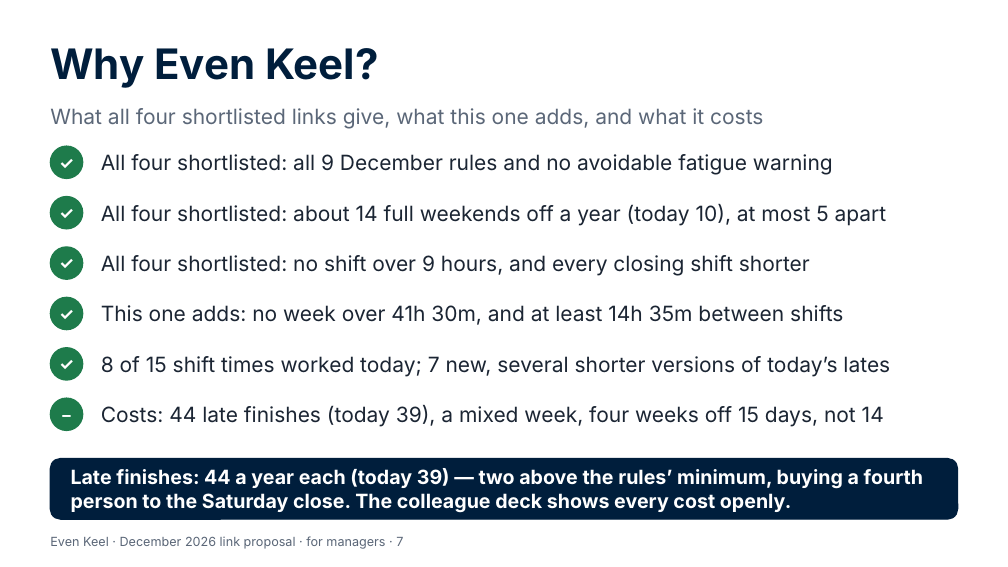
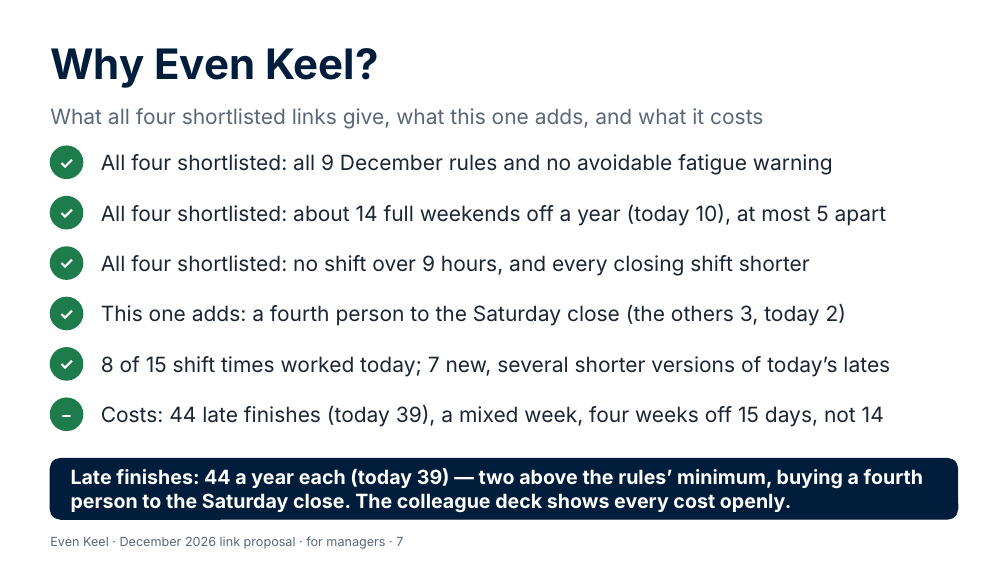
Before and after one commit to Garethdavidmiller/roster-app, a slide deck: slide 7 of docs/links-26/presentations/Even-Keel-for-managers.pptx. Drawn at 1008x567 pixels with LibreOffice and Linux fonts; fonts in the diff are those of the drawing. Boxes give left, top, right and bottom in pixels: in the first picture for what was removed or moved away, otherwise in the second. Text is boxed around its words. In the diff, an @@ line names an element or a change of style, - is before the commit and + after.

```diff
--- a/docs/links-26/presentations/Even-Keel-for-managers.pptx
+++ b/docs/links-26/presentations/Even-Keel-for-managers.pptx
@@ text at (x1=101, y1=304, x2=846, y2=326): text changed @@
-This one adds: no week over 41h 30m, and at least 14h 35m between shifts
+This one adds: a fourth person to the Saturday close (the others 3, today 2)
```
Also in this commit, not shown: 22 other files.
